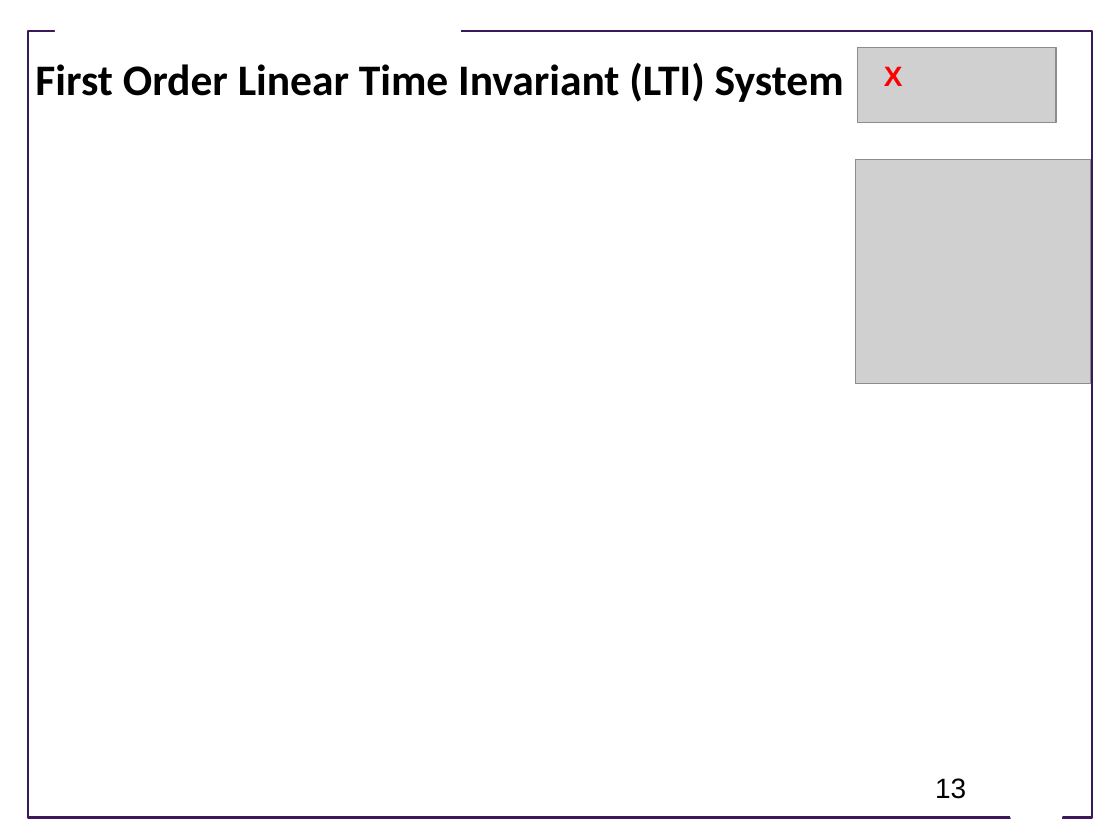
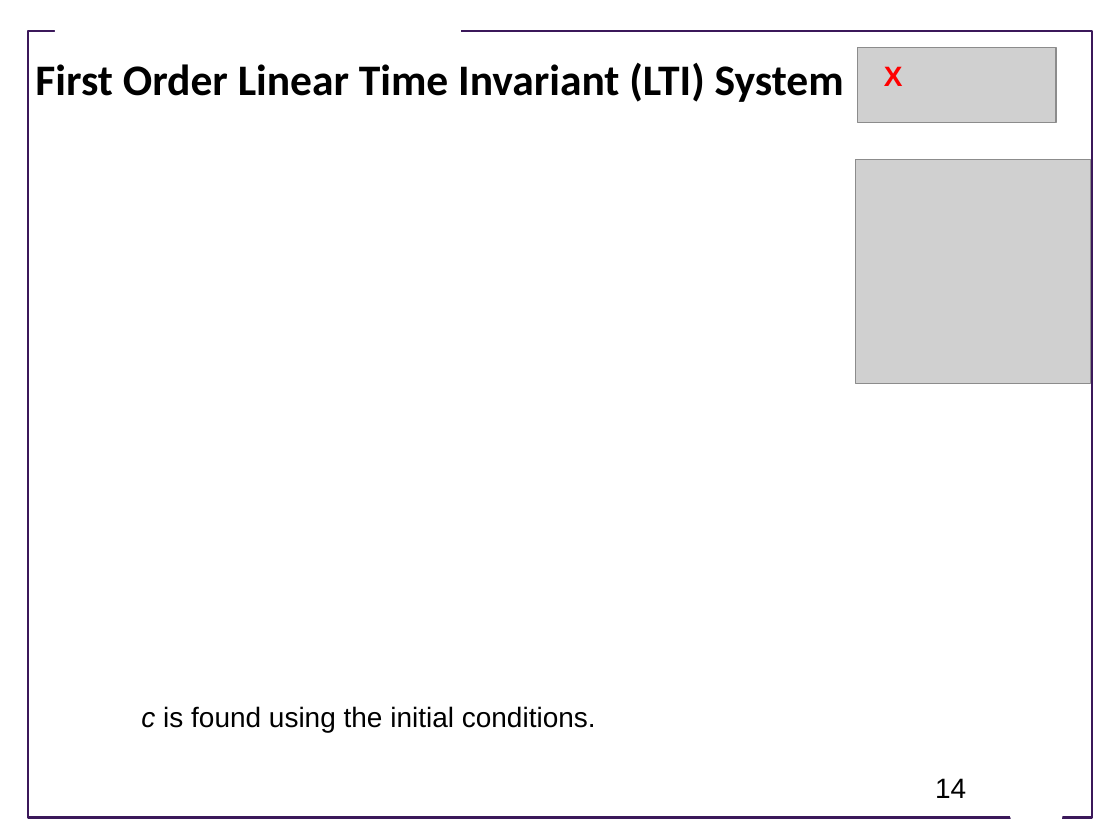
Before and after one commit to joseph-hellerstein/advanced-controls-lectures, a slide deck: slide 14 of lectures/lecture_09-linear_time_invariant_systems/linear_time_invariant_systems.pptx (slide 13 before the commit). Drawn at 1120x840 pixels with LibreOffice and Linux fonts; fonts in the diff are those of the drawing; grey boxes stand for pictures; background and template pictures are left out. Boxes give left, top, right and bottom in pixels: in the first picture for what was removed or moved away, otherwise in the second. Text is boxed around its words. In the diff, an @@ line names an element or a change of style, - is before the commit and + after.

```diff
--- a/lectures/lecture_09-linear_time_invariant_systems/linear_time_invariant_systems.pptx
+++ b/lectures/lecture_09-linear_time_invariant_systems/linear_time_invariant_systems.pptx
@@ text added at bbox=[141, 706, 596, 732], 18 pt, text #000000 @@
+c is found using the initial conditions.
@@ page number at bbox=[935, 778, 966, 798]: text changed @@
-13
+14
```
Also in this commit, not shown: 10 other slides changed, 1 slide added, 1 slide removed, 1 other file.
